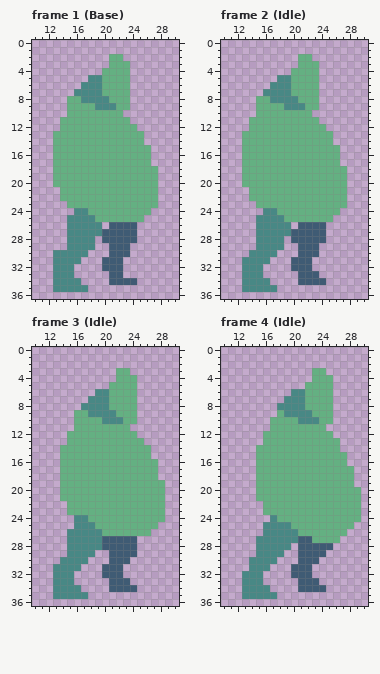
Pixel-art file, stored at sprites/zombie-spritesheet.aseprite. Above is the file before it was changed.
40x40 pixels, 17 frames. Shown: frame 1 (Base): x 10..30, y 0..36; frame 2 (Idle): x 10..30, y 0..36; frame 3 (Idle): x 10..30, y 0..36; frame 4 (Idle): x 10..30, y 0..36. The commit also changed other frames, which this record leaves out.
After:
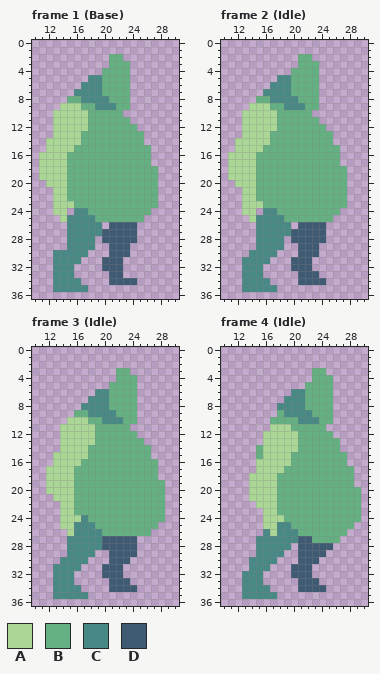
Palette (. is transparent): A #aad795  B #64b082  C #488885  D #3f5b74
What changed:
layer "FrontArm" now shown
Frame 1 (Base), layer "FrontArm":
y 9: x 14..16 .BB -> AAA
y 10: x 13..17 ..BBB -> AAAAA
y 11..12: x 13..17 .BBBB -> AAAAA
y 13: x 13..16 BBBB -> AAAA
y 14: x 12..16 .BBBB -> AAAAA
y 15: x 12..15 .BBB -> AAAA
y 16..19: x 11..14 ..BB -> AAAA
y 20: x 12..14 .BB -> AAA
y 21..22: x 13..14 .B -> AA
y 23: x 13..15 ..B -> AAA
y 24: x 13..14 .. -> AA
y 25: x 14 . -> A
Frame 2 (Idle), layer "FrontArm": the same change as frame 1 (Base)
Frame 3 (Idle), layer "FrontArm":
y 10: x 15..17 .BB -> AAA
y 11: x 14..18 ..BBB -> AAAAA
y 12..13: x 14..18 .BBBB -> AAAAA
y 14: x 14..17 BBBB -> AAAA
y 15: x 13..17 .BBBB -> AAAAA
y 16: x 13..16 .BBB -> AAAA
y 17..20: x 12..15 ..BB -> AAAA
y 21: x 13..15 .BB -> AAA
y 22..23: x 14..15 .B -> AA
y 24: x 14..16 ..C -> AAA
y 25: x 14..15 .. -> AA
y 26: x 15 C -> A
Frame 4 (Idle), layer "FrontArm":
y 11: x 17..19 BBB -> AAA
y 12..14: x 16..20 BBBBB -> AAAAA
y 15: x 16..19 BBBB -> AAAA
y 16: x 15..19 BBBBB -> AAAAA
y 17: x 15..18 BBBB -> AAAA
y 18..21: x 14..17 .BBB -> AAAA
y 22: x 15..17 .BB -> AAA
y 23: x 16..17 BB -> AA
y 24: x 16..18 .CB -> AAA
y 25: x 16..17 CC -> AA
y 26: x 17 C -> A
Changed places in both pictures, as pixel boxes (x1, y1, x2, y2):
changed: (39, 103, 88, 222)
changed: (228, 103, 277, 222)
changed: (46, 417, 95, 536)
changed: (249, 424, 298, 536)
